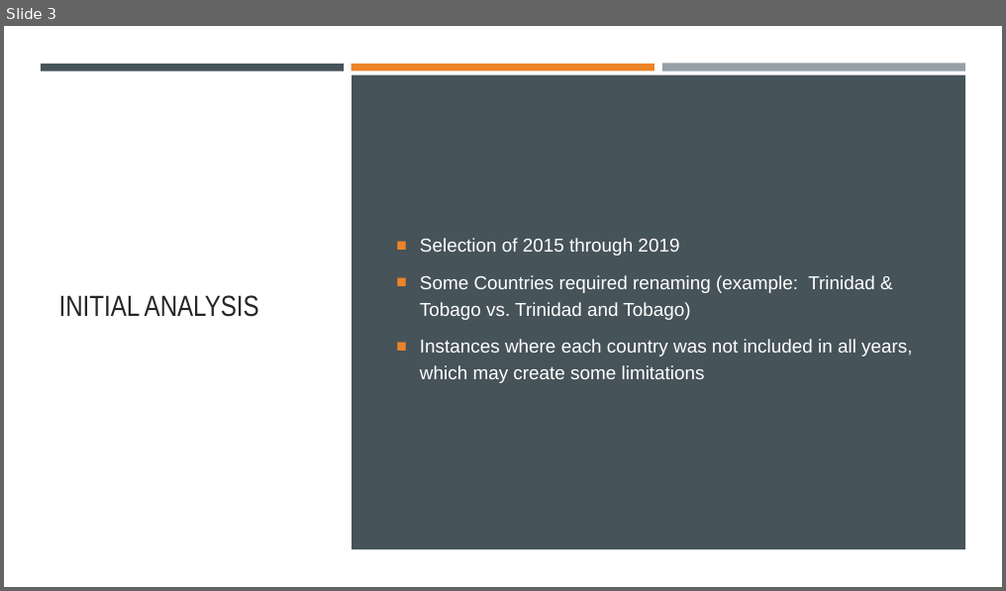
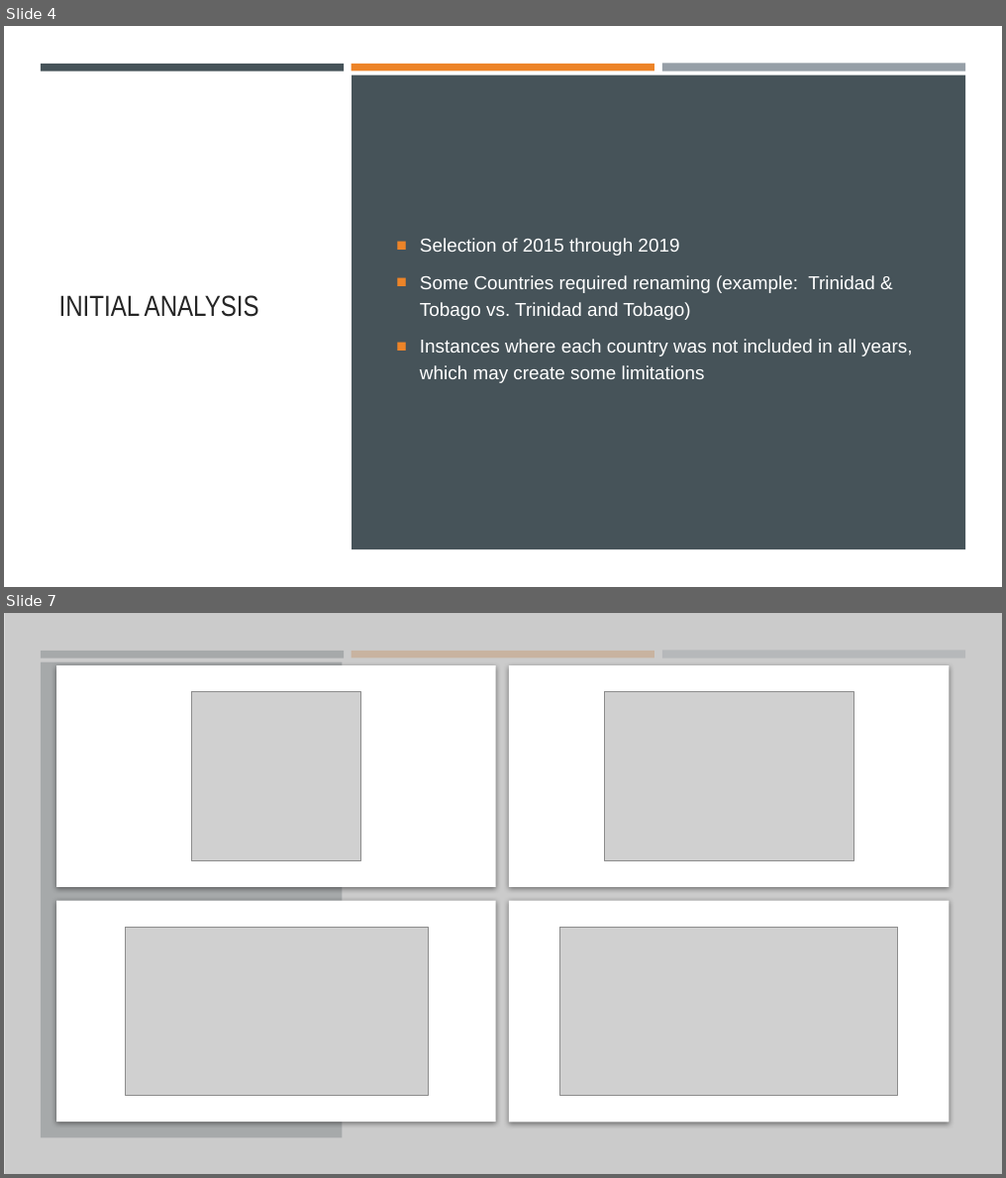
Before and after one commit to Bmyers5817/Project-1, a slide deck: World Happiness.pptx. Shown one above the other, each under a label of ours: slide 3 before the commit, slides 4 and 7 after it; the slides between them are not shown. The pictures are 1006x591 and 1006x1178 pixels, drawn with LibreOffice and Linux fonts; fonts in the diff are those of the drawing; grey boxes stand for pictures. Boxes give left, top, right and bottom in pixels: in the first picture for what was removed or moved away, otherwise in the second. Text is boxed around its words. In the diff, an @@ line names an element or a change of style, - is before the commit and + after.

```diff
--- a/World Happiness.pptx
+++ b/World Happiness.pptx
@@ slide 7 added at [4, 613, 1002, 1174], background #FFFFFF @@
@@ rectangle added at [4, 613, 1002, 1174], fill #BFBFBF at 80% opacity @@
@@ rectangle added at [41, 651, 344, 658], fill #465359 @@
@@ rectangle added at [41, 663, 343, 1139], fill #465359 @@
@@ rectangle added at [56, 665, 496, 887], fill #FFFFFF @@
@@ rectangle added at [351, 651, 654, 658], fill #ED8428 @@
@@ rectangle added at [509, 665, 949, 887], fill #FFFFFF @@
@@ rectangle added at [662, 651, 965, 659], fill #969FA7 @@
@@ picture added at [192, 692, 360, 861] @@
@@ picture added at [604, 692, 853, 861] @@
@@ rectangle added at [56, 900, 496, 1122], fill #FFFFFF @@
@@ rectangle added at [509, 900, 949, 1122], fill #FFFFFF @@
@@ picture added at [126, 928, 428, 1096] @@
@@ picture added at [560, 928, 898, 1096] @@
@@ what was slide 3 is now slide 4 @@
```
Also in this commit, not shown: 6 slides changed, 6 other slides added, 2 slides removed.
